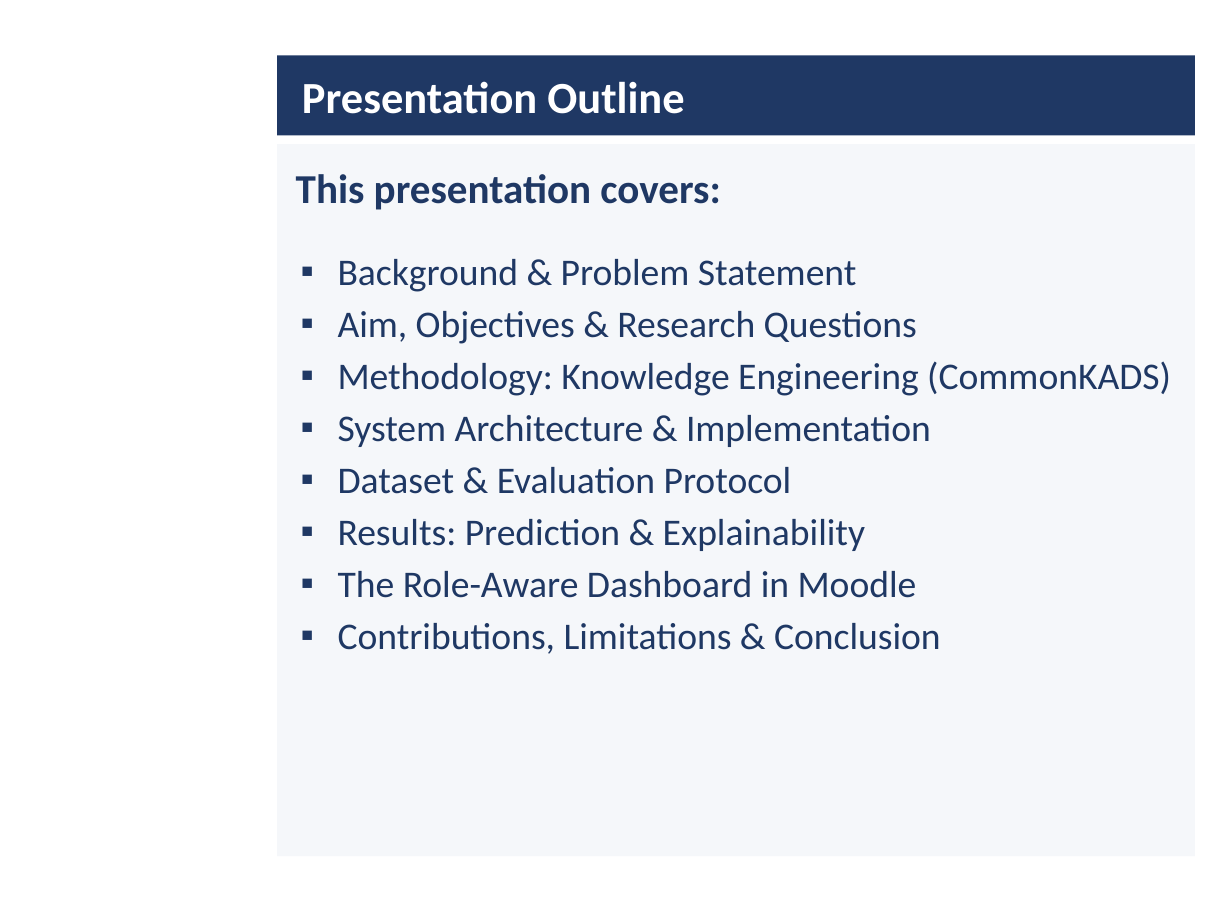
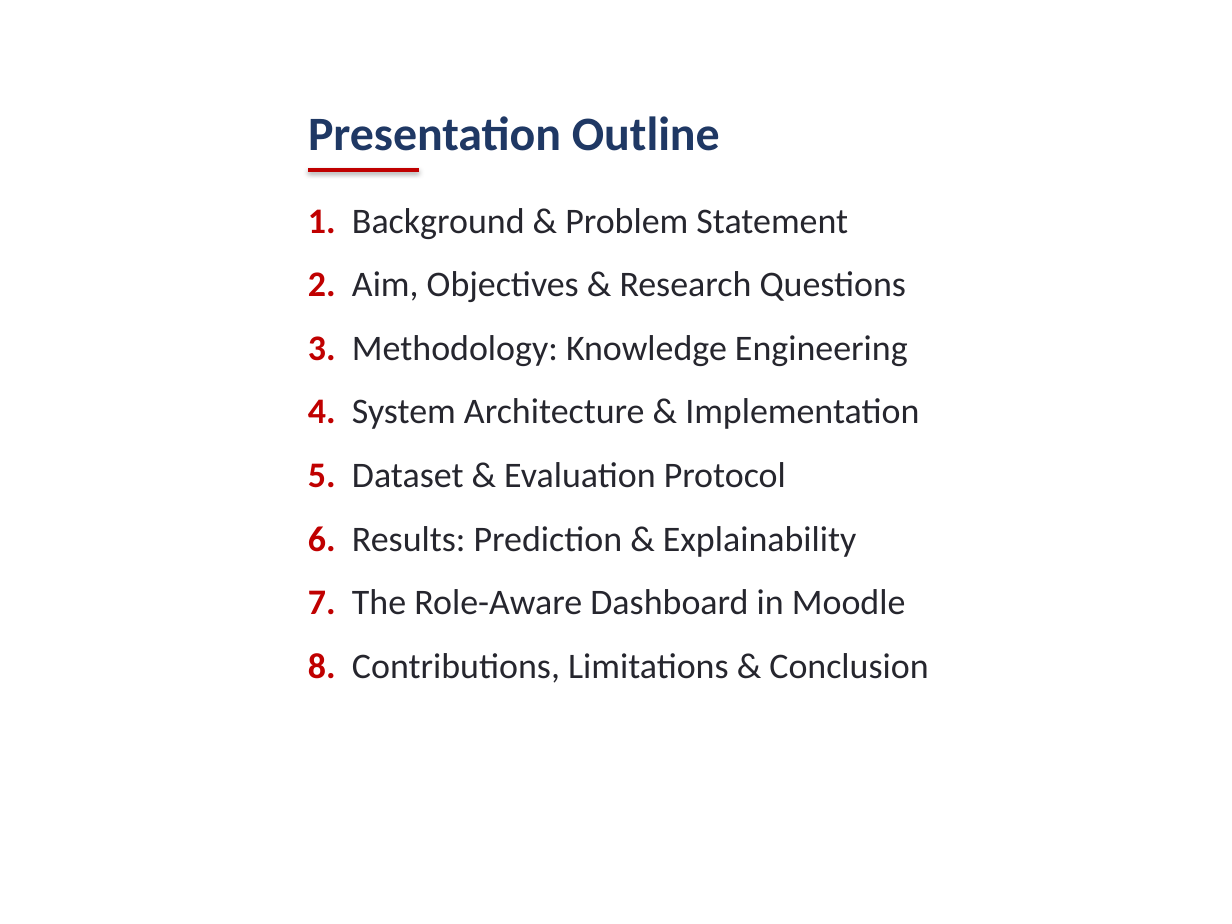
Before and after one commit to daniel-larry/python-run-result, a slide deck: slide 2 of Internal_Defense_Presentation.pptx. Drawn at 1232x924 pixels with LibreOffice and Linux fonts; fonts in the diff are those of the drawing; background and template pictures are left out. Boxes give left, top, right and bottom in pixels: in the first picture for what was removed or moved away, otherwise in the second. Text is boxed around its words. In the diff, an @@ line names an element or a change of style, - is before the commit and + after.

Commit message:
Defense deck: open layout without boxes, Calibri, Moodle screenshot

```diff
--- a/Internal_Defense_Presentation.pptx
+++ b/Internal_Defense_Presentation.pptx
@@ rectangle removed at bbox=[277, 55, 1195, 136] @@
@@ title "Presentation Outline": place and size @@
-title "Presentation Outline" at bbox=[302, 81, 684, 114]
+title "Presentation Outline" at bbox=[308, 116, 720, 151]
@@ title "Presentation Outline" at bbox=[308, 116, 720, 151]: size 26 to 28 pt, text colour #FFFFFF to #1F3864; vertical alignment middle to bottom @@
@@ rectangle removed at bbox=[277, 144, 1195, 856] @@
@@ text removed at bbox=[296, 174, 720, 210] @@
-This presentation covers:
@@ line added from (308, 170) to (419, 170), #C00000 2.25 pt @@
@@ text at bbox=[308, 208, 928, 683]: text changed; size 22 to 21 pt; text colour #1F3864 to #26262E @@
-▪ Background & Problem Statement
-▪ Aim, Objectives & Research Questions
-▪ Methodology: Knowledge Engineering (CommonKADS)
-▪ System Architecture & Implementation
-▪ Dataset & Evaluation Protocol
-▪ Results: Prediction & Explainability
-▪ The Role-Aware Dashboard in Moodle
-▪ Contributions, Limitations & Conclusion
+1. Background & Problem Statement
+2. Aim, Objectives & Research Questions
+3. Methodology: Knowledge Engineering
+4. System Architecture & Implementation
+5. Dataset & Evaluation Protocol
+6. Results: Prediction & Explainability
+7. The Role-Aware Dashboard in Moodle
+8. Contributions, Limitations & Conclusion
```
Also in this commit, not shown: 11 other slides changed.
